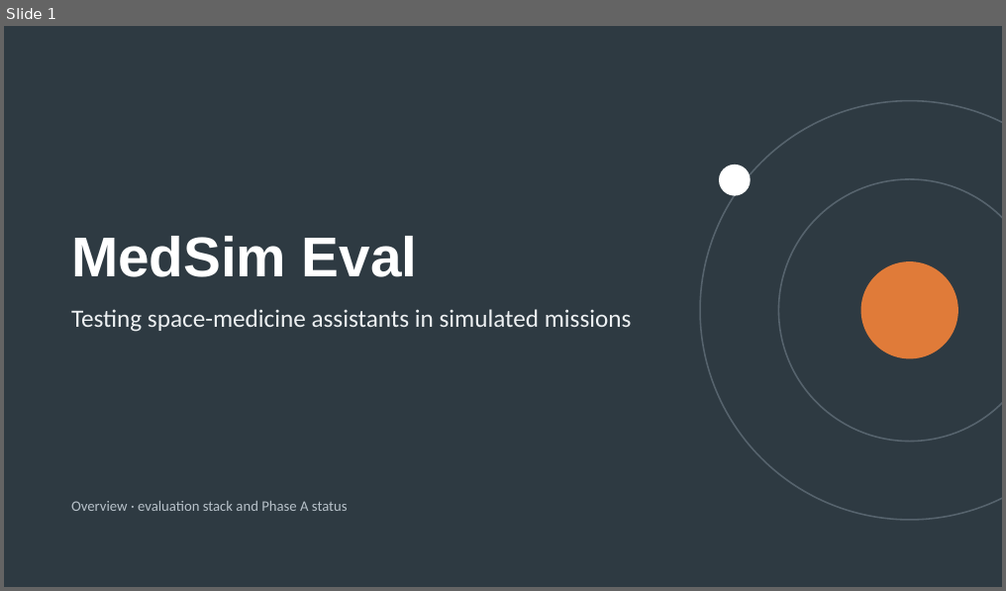
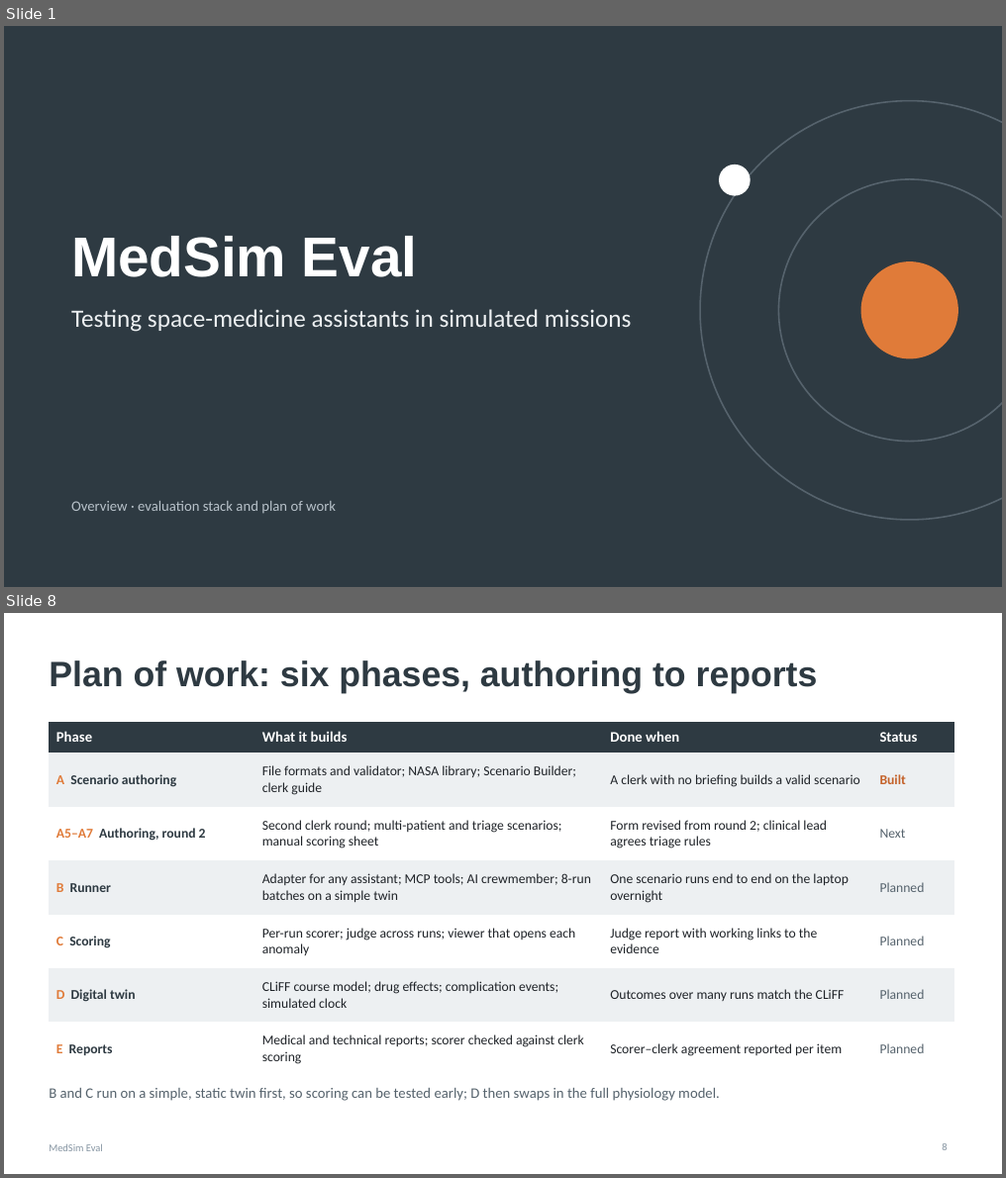
Before and after one commit to Carson-Bove/SpaceDoc, a slide deck: docs/presentations/MedSim-Eval-overview.pptx. Shown one above the other, each under a label of ours: slide 1 before the commit, slides 1 and 8 after it; the slides between them are not shown. The pictures are 1006x591 and 1006x1178 pixels, drawn with LibreOffice and Linux fonts; fonts in the diff are those of the drawing. Boxes give left, top, right and bottom in pixels: in the first picture for what was removed or moved away, otherwise in the second. Text is boxed around its words. In the diff, an @@ line names an element or a change of style, - is before the commit and + after.

```diff
--- a/docs/presentations/MedSim-Eval-overview.pptx
+++ b/docs/presentations/MedSim-Eval-overview.pptx
@@ slide 8 added at (4, 613, 1002, 1174), background #FFFFFF @@
@@ title added at (49, 661, 818, 693), 34 pt, text #2E3A42, bold @@
+Plan of work: six phases, authoring to reports
@@ table added at (49, 722, 954, 1068), 7 rows, 4 columns @@
+Phase | What it builds | Done when | Status
+A Scenario authoring | File formats and validator; NASA library; Scenario Builder; clerk guide | A clerk with no briefing builds a valid scenario | Built
+A5–A7 Authoring, round 2 | Second clerk round; multi-patient and triage scenarios; manual scoring sheet | Form revised from round 2; clinical lead agrees triage rules | Next
+B Runner | Adapter for any assistant; MCP tools; AI crewmember; 8-run batches on a simple twin | One scenario runs end to end on the laptop overnight | Planned
+C Scoring | Per-run scorer; judge across runs; viewer that opens each anomaly | Judge report with working links to the evidence | Planned
+D Digital twin | CLiFF course model; drug effects; complication events; simulated clock | Outcomes over many runs match the CLiFF | Planned
+E Reports | Medical and technical reports; scorer checked against clerk scoring | Scorer–clerk agreement reported per item | Planned
@@ text added at (49, 1088, 720, 1101), 14 pt, text #56636D @@
+B and C run on a simple, static twin first, so scoring can be tested early; D then swaps in the full physiology model.
@@ text added at (49, 1145, 103, 1152), 10 pt, text #8796A3 @@
+MedSim Eval
@@ page number added at (942, 1144, 946, 1151), 10 pt, text #8796A3 @@
+8
@@ slide 1 changed as well @@
@@ text at (71, 501, 336, 513): text changed @@
-Overview · evaluation stack and Phase A status
+Overview · evaluation stack and plan of work
```
Also in this commit, not shown: 4 other slides changed, 3 other slides added, 3 slides removed.
